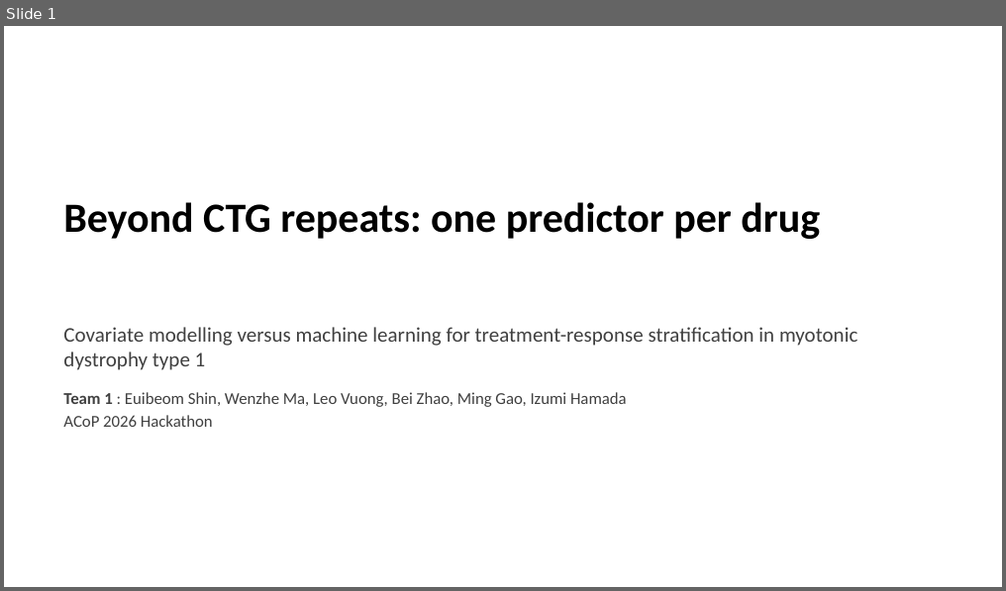
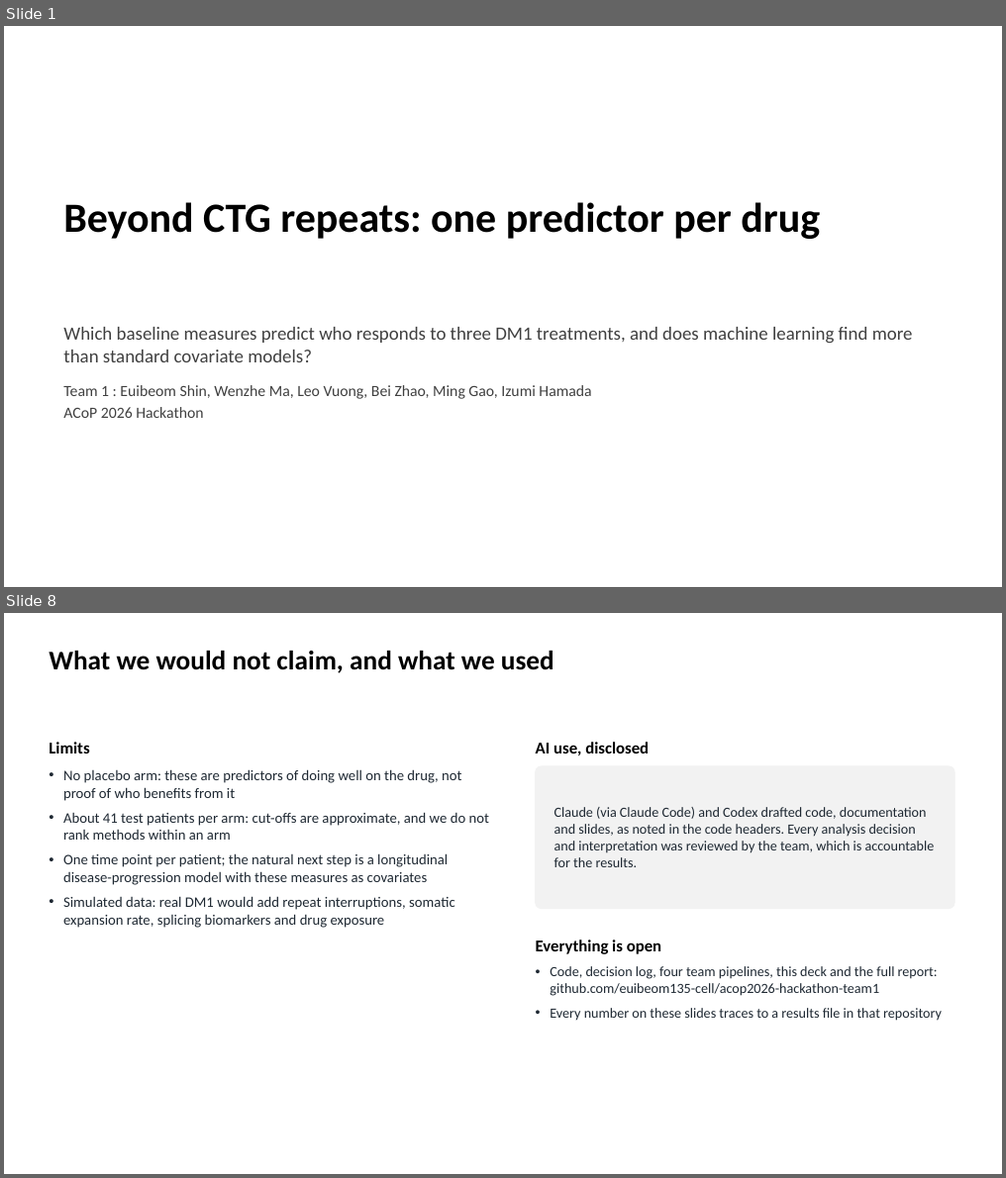
Before and after one commit to euibeom135-cell/acop2026-hackathon-team1, a slide deck: slides/Team1_DM1_slides.pptx. Shown one above the other, each under a label of ours: slide 1 before the commit, slides 1 and 8 after it; the slides between them are not shown. The pictures are 1006x591 and 1006x1178 pixels, drawn with LibreOffice and Linux fonts; fonts in the diff are those of the drawing. Boxes give left, top, right and bottom in pixels: in the first picture for what was removed or moved away, otherwise in the second. Text is boxed around its words. In the diff, an @@ line names an element or a change of style, - is before the commit and + after.

```diff
--- a/slides/Team1_DM1_slides.pptx
+++ b/slides/Team1_DM1_slides.pptx
@@ slide 8 added at (4,613,1002,1174), background #FFFFFF @@
@@ title added at (49,651,554,673), 26 pt, text #000000, bold @@
+What we would not claim, and what we used
@@ text added at (49,742,89,754), 16 pt, text #000000, bold @@
+Limits
@@ text added at (536,742,648,756), 16 pt, text #000000, bold @@
+AI use, disclosed
@@ text added at (63,769,489,928), 14 pt, text #1F2933 @@
+• No placebo arm: these are predictors of doing well on the drug, not proof of who benefits from it
+• About 41 test patients per arm: cut-offs are approximate, and we do not rank methods within an arm
+• One time point per patient; the natural next step is a longitudinal disease-progression model with these measures as covariates
+• Simulated data: real DM1 would add repeat interruptions, somatic expansion rate, splicing biomarkers and drug exposure
@@ rounded rectangle added at (536,766,954,909), fill #F2F2F2, outline #F2F2F2 1 pt @@
@@ text added at (554,807,935,867), 13.5 pt, text #1F2933 @@
+Claude (via Claude Code) and Codex drafted code, documentation and slides, as noted in the code headers. Every analysis decision and interpretation was reviewed by the team, which is accountable for the results.
@@ text added at (536,940,661,955), 16 pt, text #000000, bold @@
+Everything is open
@@ text added at (549,966,942,1021), 13.5 pt, text #1F2933 @@
+• Code, decision log, four team pipelines, this deck and the full report: github.com/euibeom135-cell/acop2026-hackathon-team1
+• Every number on these slides traces to a results file in that repository
@@ slide 1 changed as well @@
@@ text at (63,327,913,363): text changed; size 20 to 18 pt @@
-Covariate modelling versus machine learning for treatment-response stratification in myotonic dystrophy type 1
+Which baseline measures predict who responds to three DM1 treatments, and does machine learning find more than standard covariate models?
@@ text at (63,385,591,418): size 16 to 15 pt in "Team 1 : Euibeom Shin, Wenzhe Ma, ...", "ACoP 2026 Hackathon"; bold off in "Team 1" @@
```
Also in this commit, not shown: 5 other slides changed, 6 other slides added, 4 slides removed, 3 other files.
